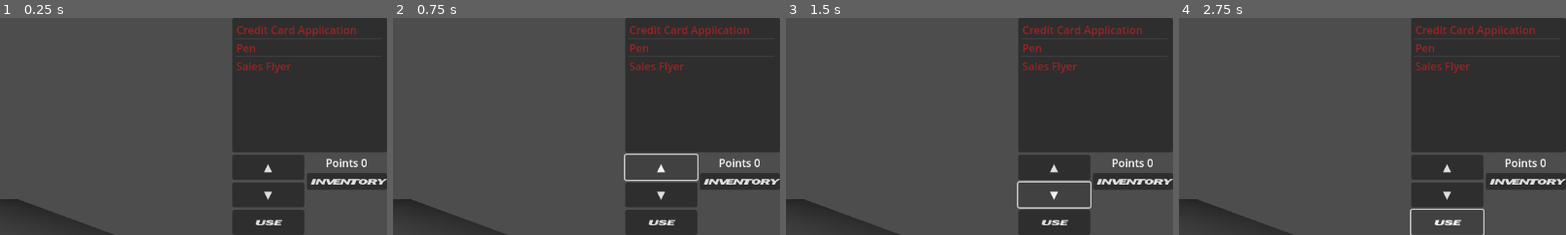
Above: before the commit, frames 1-4 (left to right).
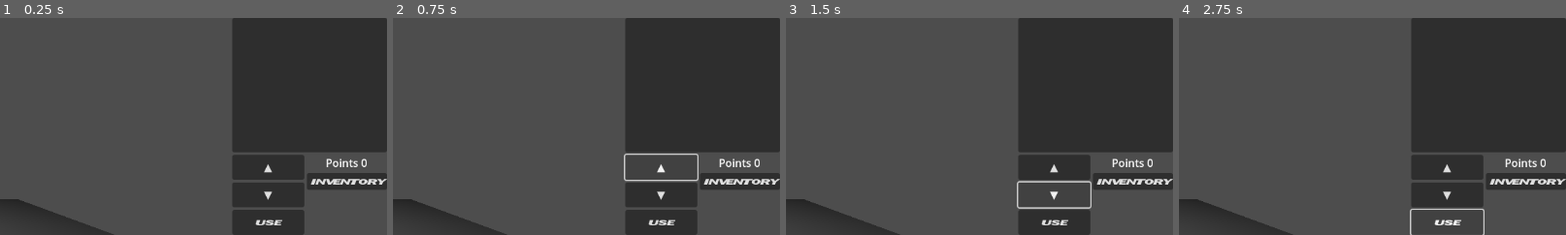
Above: after the commit, the same moments.

Repository: Davidwallacesadler/GodoTex
Game: Godot game, scene res://scenes/main_hud.tscn
Same seed, same stepped clock (60 frames per second), same inputs: the game is played once before the commit and once after it. Sound files missing from this copy of the repository are replaced by a short silence.
Inputs:
- Up to frame 1 (0.25 s): no input
- Up to frame 2 (0.75 s): click "▲" at 0.5 s
- Up to frame 3 (1.5 s): click "▼" at 1.25 s
- Up to frame 4 (2.75 s): click "USE" at 2 s
The pictures show only the part of the screen within x 50-100%, y 0-50%; the shares and areas given below are measured in that part.

The runs differ from the first frame. In frame 1, 1.0% of the frame differs, in the area x 61-92%, y 3-26%; in frame 2, 1.0%; in frame 3, 1.0%; in frame 4, 1.0%.

Commit message:
Can add stuff to inventory... just not well

Diff:
--- a/entities/sales_flyer.tscn
+++ b/entities/sales_flyer.tscn
@@ -1,7 +1,8 @@
-[gd_scene load_steps=5 format=3 uid="uid://31mycxqc7vot"]
+[gd_scene load_steps=6 format=3 uid="uid://31mycxqc7vot"]
 
 [ext_resource type="Script" path="res://scripts/world_item.gd" id="1_o2yee"]
 [ext_resource type="Resource" uid="uid://5quvmd754lfg" path="res://resources/quips/credit_card_application.tres" id="2_itox3"]
+[ext_resource type="Resource" uid="uid://cbyguww2d64r" path="res://resources/items/sales_flyer.tres" id="2_iu44p"]
 [ext_resource type="ArrayMesh" uid="uid://brjuyws3rf15x" path="res://assets/models/test.obj" id="3_irtr8"]
 
 [sub_resource type="ConcavePolygonShape3D" id="ConcavePolygonShape3D_fy16u"]
@@ -11,6 +12,7 @@
 collision_layer = 2
 collision_mask = 2
 script = ExtResource("1_o2yee")
+inventory_item = ExtResource("2_iu44p")
 quip = ExtResource("2_itox3")
 
 [node name="Test" type="MeshInstance3D" parent="."]
--- a/project.godot
+++ b/project.godot
@@ -27,3 +27,33 @@
 , Object(InputEventKey,"resource_local_to_scene":false,"resource_name":"","device":0,"window_id":0,"alt_pressed":false,"shift_pressed":false,"ctrl_pressed":false,"meta_pressed":false,"pressed":false,"keycode":4194310,"physical_keycode":0,"key_label":0,"unicode":0,"echo":false,"script":null)
 ]
 }
+move_forward={
+"deadzone": 0.5,
+"events": [Object(InputEventKey,"resource_local_to_scene":false,"resource_name":"","device":-1,"window_id":0,"alt_pressed":false,"shift_pressed":false,"ctrl_pressed":false,"meta_pressed":false,"pressed":false,"keycode":0,"physical_keycode":87,"key_label":0,"unicode":119,"echo":false,"script":null)
+]
+}
+move_backward={
+"deadzone": 0.5,
+"events": [Object(InputEventKey,"resource_local_to_scene":false,"resource_name":"","device":-1,"window_id":0,"alt_pressed":false,"shift_pressed":false,"ctrl_pressed":false,"meta_pressed":false,"pressed":false,"keycode":0,"physical_keycode":83,"key_label":0,"unicode":115,"echo":false,"script":null)
+]
+}
+move_left={
+"deadzone": 0.5,
+"events": [Object(InputEventKey,"resource_local_to_scene":false,"resource_name":"","device":-1,"window_id":0,"alt_pressed":false,"shift_pressed":false,"ctrl_pressed":false,"meta_pressed":false,"pressed":false,"keycode":0,"physical_keycode":65,"key_label":0,"unicode":97,"echo":false,"script":null)
+]
+}
+move_right={
+"deadzone": 0.5,
+"events": [Object(InputEventKey,"resource_local_to_scene":false,"resource_name":"","device":-1,"window_id":0,"alt_pressed":false,"shift_pressed":false,"ctrl_pressed":false,"meta_pressed":false,"pressed":false,"keycode":0,"physical_keycode":68,"key_label":0,"unicode":100,"echo":false,"script":null)
+]
+}
+interact={
+"deadzone": 0.5,
+"events": [Object(InputEventKey,"resource_local_to_scene":false,"resource_name":"","device":-1,"window_id":0,"alt_pressed":false,"shift_pressed":false,"ctrl_pressed":false,"meta_pressed":false,"pressed":false,"keycode":0,"physical_keycode":69,"key_label":0,"unicode":101,"echo":false,"script":null)
+]
+}
+escape={
+"deadzone": 0.5,
+"events": [Object(InputEventKey,"resource_local_to_scene":false,"resource_name":"","device":-1,"window_id":0,"alt_pressed":false,"shift_pressed":false,"ctrl_pressed":false,"meta_pressed":false,"pressed":false,"keycode":0,"physical_keycode":4194305,"key_label":0,"unicode":0,"echo":false,"script":null)
+]
+}
--- /dev/null
+++ b/resources/debug_game_state.tres
@@ -0,0 +1,7 @@
+[gd_resource type="Resource" script_class="GameState" load_steps=2 format=3 uid="uid://ccsu435o8p6md"]
+
+[ext_resource type="Script" path="res://scripts/game_state.gd" id="1_uxwdx"]
+
+[resource]
+script = ExtResource("1_uxwdx")
+player_inventory = Array[Resource("res://scripts/inventory_item.gd")]([])
--- a/scenes/inventory_hud.tscn
+++ b/scenes/inventory_hud.tscn
@@ -1,12 +1,9 @@
-[gd_scene load_steps=6 format=3 uid="uid://dpo62q7rdehom"]
+[gd_scene load_steps=3 format=3 uid="uid://dpo62q7rdehom"]
 
 [ext_resource type="Script" path="res://scripts/inventory_hud.gd" id="1_dvux0"]
 [ext_resource type="FontFile" uid="uid://b033ll5eisqa4" path="res://assets/fonts/tex_ui_bold.ttf" id="1_u1q5j"]
-[ext_resource type="Resource" uid="uid://u48gwaetfxe2" path="res://resources/items/credit_card_application.tres" id="2_lhvwl"]
-[ext_resource type="Resource" uid="uid://yaj700b76n8" path="res://resources/items/pen.tres" id="3_d550j"]
-[ext_resource type="Resource" uid="uid://cbyguww2d64r" path="res://resources/items/sales_flyer.tres" id="4_yf0g1"]
 
-[node name="InventoryHud" type="VBoxContainer" node_paths=PackedStringArray("_item_list", "_up_button", "_down_button", "_use_button", "_combine_button", "_examine_button", "_thumbnail_texture")]
+[node name="InventoryHud" type="VBoxContainer" node_paths=PackedStringArray("item_list", "up_button", "down_button", "use_button", "combine_button", "examine_button", "thumbnail_texture")]
 anchors_preset = 11
 anchor_left = 1.0
 anchor_right = 1.0
@@ -15,14 +12,13 @@
 grow_horizontal = 0
 grow_vertical = 2
 script = ExtResource("1_dvux0")
-_items = Array[Resource("res://scripts/inventory_item.gd")]([ExtResource("2_lhvwl"), ExtResource("3_d550j"), ExtResource("4_yf0g1")])
-_item_list = NodePath("InventoryList")
-_up_button = NodePath("InventoryDetailsGrid/DetailsGridRight/InventoryUpButton")
-_down_button = NodePath("InventoryDetailsGrid/DetailsGridRight/InventoryDownButton")
-_use_button = NodePath("InventoryDetailsGrid/DetailsGridRight/UseButton")
-_combine_button = NodePath("InventoryDetailsGrid/DetailsGridRight/CombineButton")
-_examine_button = NodePath("InventoryDetailsGrid/DetailsGridRight/ExamineButton")
-_thumbnail_texture = NodePath("InventoryDetailsGrid/DetailsGridLeft/InventoryItemTextureRect")
+item_list = NodePath("InventoryList")
+up_button = NodePath("InventoryDetailsGrid/DetailsGridRight/InventoryUpButton")
+down_button = NodePath("InventoryDetailsGrid/DetailsGridRight/InventoryDownButton")
+use_button = NodePath("InventoryDetailsGrid/DetailsGridRight/UseButton")
+combine_button = NodePath("InventoryDetailsGrid/DetailsGridRight/CombineButton")
+examine_button = NodePath("InventoryDetailsGrid/DetailsGridRight/ExamineButton")
+thumbnail_texture = NodePath("InventoryDetailsGrid/DetailsGridLeft/InventoryItemTextureRect")
 
 [node name="InventoryList" type="ItemList" parent="."]
 layout_mode = 2
--- a/scripts/game_events.gd
+++ b/scripts/game_events.gd
@@ -1,4 +1,5 @@
 extends Node
 
 signal item_investigated(quip)
+signal item_picked_up(item)
 signal quip_finished_playing()
--- /dev/null
+++ b/scripts/game_state.gd
@@ -0,0 +1,4 @@
+class_name GameState
+extends Resource
+
+@export var player_inventory: Array[InventoryItem] = []
--- a/scripts/inventory_hud.gd
+++ b/scripts/inventory_hud.gd
@@ -1,39 +1,45 @@
 extends VBoxContainer
 
-@export var _items: Array[InventoryItem] = []
+@export_category("Controls")
+@export var item_list: ItemList
+@export var up_button: Button
+@export var down_button: Button
+@export var use_button: Button
+@export var combine_button: Button
+@export var examine_button: Button
+@export var thumbnail_texture: TextureRect
 
-@export_category("Controls")
-@export var _item_list: ItemList
-@export var _up_button: Button
-@export var _down_button: Button
-@export var _use_button: Button
-@export var _combine_button: Button
-@export var _examine_button: Button
-@export var _thumbnail_texture: TextureRect
+var _inventory: Array[InventoryItem] = []
 
 var _selected_item: InventoryItem
 
 func _ready():
 	_setup_item_list()
-	_examine_button.pressed.connect(_on_examine_button_clicked)
+	examine_button.pressed.connect(_on_examine_button_clicked)
+	GameEvents.item_picked_up.connect(_on_item_picked_up)
 
 func _setup_item_list():
-	for item in _items:
-		_item_list.add_item(item.name)
+	for item in _inventory:
+		item_list.add_item(item.name)
 
-	_item_list.item_selected.connect(_on_item_selected)
+	item_list.item_selected.connect(_on_item_selected)
 
 
 func _on_item_selected(index: int):
-	_selected_item = _items[index]
+	_selected_item = _inventory[index]
 	_setup_thumbnail_image()
 
 
 func _setup_thumbnail_image():
 	if _selected_item:
-		_thumbnail_texture.texture = _selected_item.thumbnail_image
+		thumbnail_texture.texture = _selected_item.thumbnail_image
 
 
 func _on_examine_button_clicked():
 	if _selected_item:
 		pass
+
+
+func _on_item_picked_up(item: InventoryItem):
+	_inventory.append(item)
+	item_list.add_item(item.name)
--- a/scripts/player.gd
+++ b/scripts/player.gd
@@ -15,7 +15,7 @@
 	if not is_on_floor():
 		velocity.y -= gravity * delta
 	# Get the input direction and handle the movement/deceleration.
-	var input_dir = Input.get_vector("ui_left", "ui_right", "ui_up", "ui_down")
+	var input_dir = Input.get_vector("move_left", "move_right", "move_forward", "move_backward")
 	var direction = (transform.basis * Vector3(input_dir.x, 0, input_dir.y)).normalized()
 	if direction:
 		velocity.x = direction.x * SPEED
@@ -44,12 +44,23 @@
 
 
 func _handle_mouse_escape(event: InputEvent):
-	if event.is_action_pressed("ui_accept"):
+	if event.is_action_pressed("escape"):
 		Input.set_mouse_mode(Input.MOUSE_MODE_VISIBLE)
 
 
 func _handle_ivestigation(event: InputEvent):
-	if event.is_action_pressed("ui_select"):
+	if event.is_action_pressed("interact"):
 		var focused_object = $Camera/InteractionRayCast.get_collider()
 		if focused_object as WorldItem:
-			GameEvents.item_investigated.emit(focused_object.quip)
+			_interact(focused_object)
+
+
+func _interact(world_item: WorldItem):
+	if world_item.has_been_investigated:
+		if world_item.inventory_item:
+			GameEvents.item_picked_up.emit(world_item.inventory_item)
+			world_item.has_been_picked_up = true
+			world_item.visible = false
+	else:
+		world_item.has_been_investigated = true
+		GameEvents.item_investigated.emit(world_item.quip)
--- a/scripts/world_item.gd
+++ b/scripts/world_item.gd
@@ -3,3 +3,6 @@
 
 @export var inventory_item: InventoryItem
 @export var quip: Quip
+
+var has_been_investigated := false
+var has_been_picked_up := false
